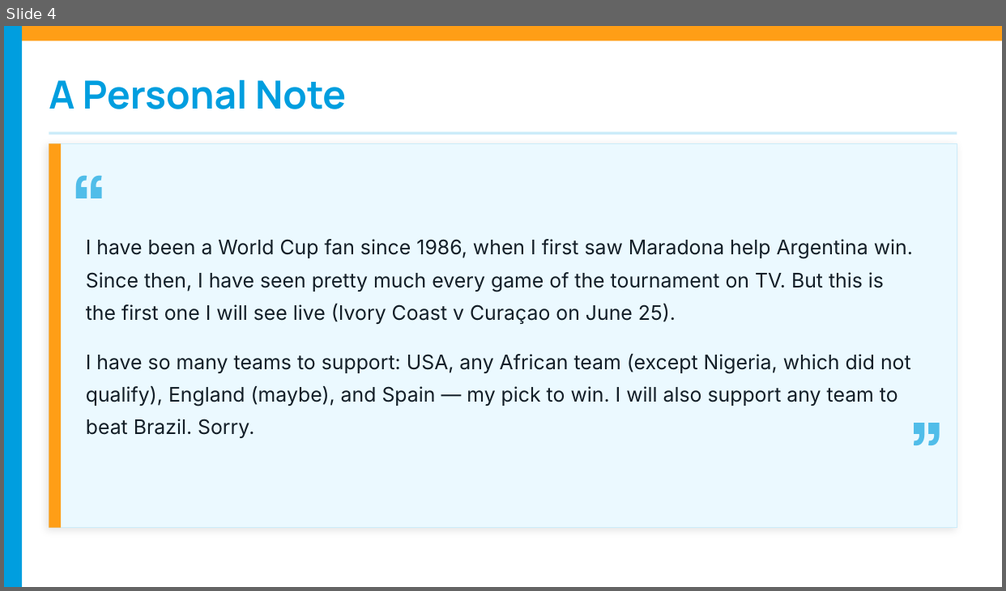
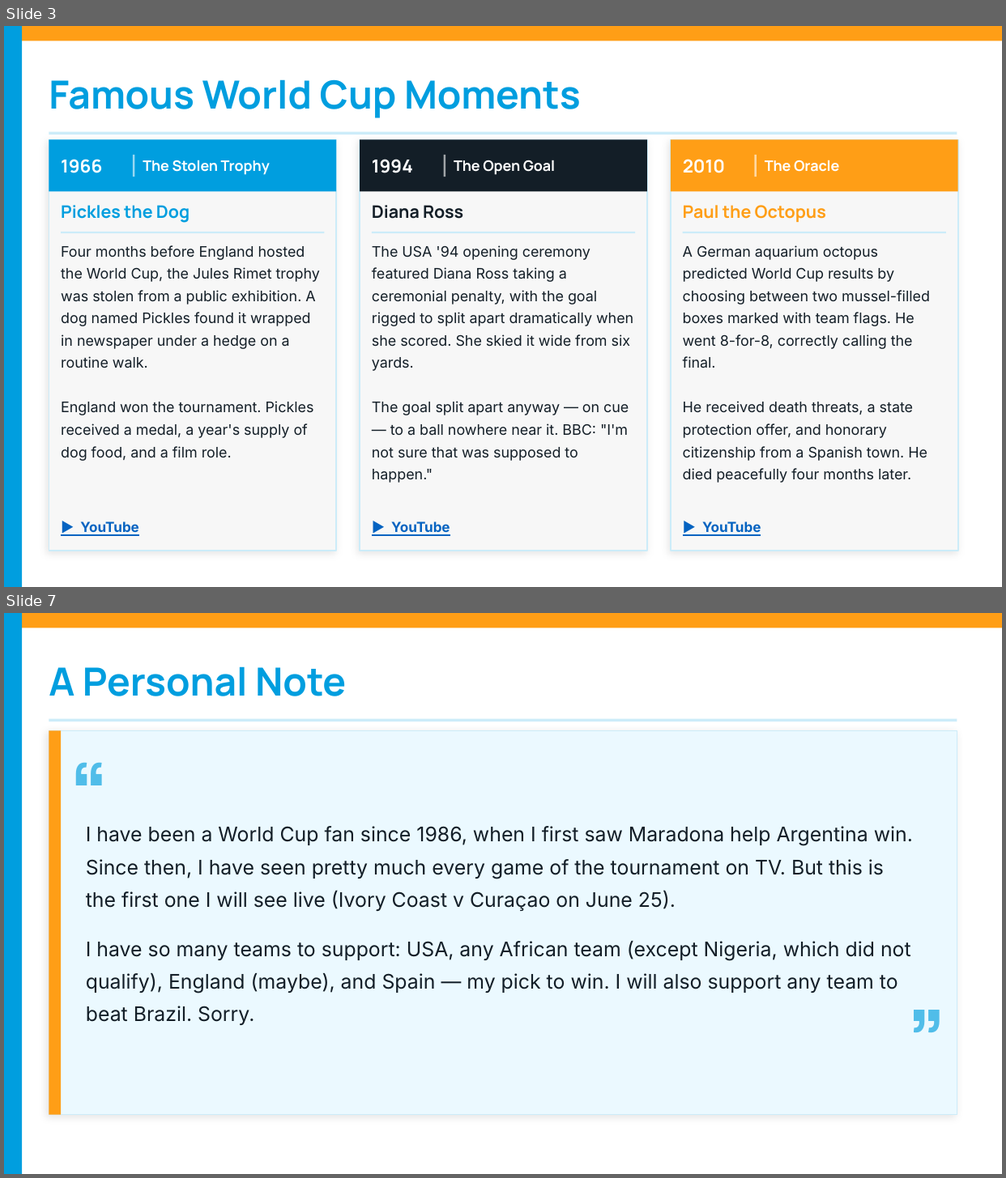
Before and after one commit to riteshwarade/wc26, a slide deck: WC2026_Pool_Intro.pptx. Shown one above the other, each under a label of ours: slide 4 before the commit, slides 3 and 7 after it; the slides between them are not shown. The pictures are 1006x591 and 1006x1178 pixels, drawn with LibreOffice and Linux fonts; fonts in the diff are those of the drawing. Boxes give left, top, right and bottom in pixels: in the first picture for what was removed or moved away, otherwise in the second. Text is boxed around its words. In the diff, an @@ line names an element or a change of style, - is before the commit and + after.

```diff
--- a/WC2026_Pool_Intro.pptx
+++ b/WC2026_Pool_Intro.pptx
@@ slide 3 added at [4, 26, 1002, 587], background #FFFFFF @@
@@ rectangle added at [4, 26, 1002, 41], fill #FF9E16 @@
@@ rectangle added at [4, 26, 22, 587], fill #009EDF @@
@@ text added at [49, 79, 581, 118], 28 pt, text #009EDF, bold @@
+Famous World Cup Moments
@@ rectangle added at [49, 132, 957, 135], fill #CCECF9 @@
@@ rectangle added at [49, 139, 336, 551], fill #F7F7F7, outline #CCECF9 1 pt @@
@@ rectangle added at [49, 139, 336, 192], fill #009EDF @@
@@ rectangle added at [360, 139, 646, 551], fill #F7F7F7, outline #CCECF9 1 pt @@
@@ rectangle added at [360, 139, 646, 192], fill #131E27 @@
@@ rectangle added at [671, 139, 958, 551], fill #F7F7F7, outline #CCECF9 1 pt @@
@@ rectangle added at [671, 139, 958, 192], fill #FF9E16 @@
@@ text added at [61, 159, 102, 173], 13 pt, text #FFFFFF, bold @@
+1966
@@ rectangle added at [133, 155, 134, 177], fill #FFFFFF at 60% opacity @@
@@ text added at [143, 160, 270, 175], 10.5 pt, text #FFFFFF, bold @@
+The Stolen Trophy
@@ text added at [372, 159, 413, 173], 13 pt, text #FFFFFF, bold @@
+1994
@@ rectangle added at [444, 155, 446, 177], fill #FFFFFF at 60% opacity @@
@@ text added at [454, 160, 555, 175], 10.5 pt, text #FFFFFF, bold @@
+The Open Goal
@@ text added at [683, 159, 725, 173], 13 pt, text #FFFFFF, bold @@
+2010
@@ rectangle added at [754, 155, 756, 177], fill #FFFFFF at 60% opacity @@
@@ text added at [765, 160, 839, 172], 10.5 pt, text #FFFFFF, bold @@
+The Oracle
@@ text added at [61, 205, 189, 223], 12.5 pt, text #009EDF, bold @@
+Pickles the Dog
@@ text added at [372, 205, 463, 219], 12.5 pt, text #131E27, bold @@
+Diana Ross
@@ text added at [683, 205, 826, 222], 12.5 pt, text #FF9E16, bold @@
+Paul the Octopus
@@ rectangle added at [61, 232, 324, 233], fill #CCECF9 @@
@@ rectangle added at [373, 232, 636, 233], fill #CCECF9 @@
@@ rectangle added at [683, 232, 946, 233], fill #CCECF9 @@
@@ text added at [61, 246, 320, 461], 10.5 pt, text #131E27 @@
+Four months before England hosted the World Cup, the Jules Rimet trophy was stolen from a public exhibition. A dog named Pickles found it wrapped in newspaper under a hedge on a routine walk.
+England won the tournament. Pickles received a medal, a year's supply of dog food, and a film role.
@@ text added at [372, 246, 633, 483], 10.5 pt, text #131E27 @@
+The USA '94 opening ceremony featured Diana Ross taking a ceremonial penalty, with the goal rigged to split apart dramatically when she scored. She skied it wide from six yards.
+The goal split apart anyway — on cue — to a ball nowhere near it. BBC: "I'm not sure that was supposed to happen."
@@ text added at [683, 246, 930, 483], 10.5 pt, text #131E27 @@
+A German aquarium octopus predicted World Cup results by choosing between two mussel-filled boxes marked with team flags. He went 8-for-8, correctly calling the final.
+He received death threats, a state protection offer, and honorary citizenship from a Spanish town. He died peacefully four months later.
@@ text added at [80, 522, 138, 536], 10 pt, text #0563C1, bold, underline @@
+▶ YouTube
@@ text added at [391, 522, 450, 536], 10 pt, text #0563C1, bold, underline @@
+▶ YouTube
@@ text added at [702, 522, 761, 536], 10 pt, text #0563C1, bold, underline @@
+▶ YouTube
@@ what was slide 4 is now slide 7 @@
```
Also in this commit, not shown: 4 slides changed, 7 other slides added, 2 slides removed, 4 other files.
